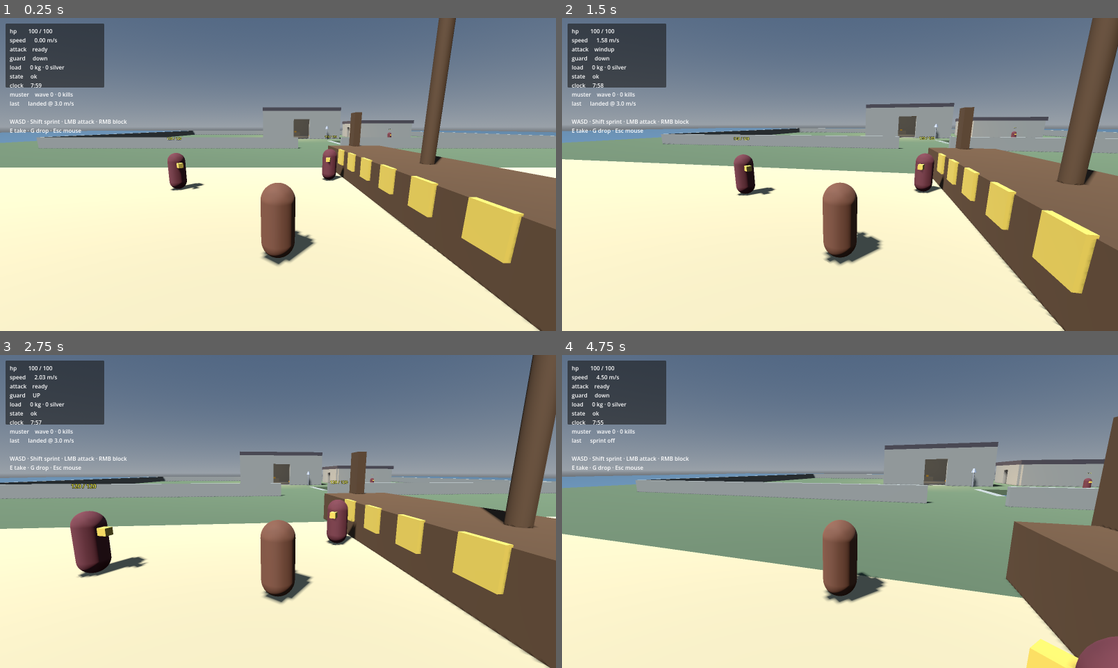
Above: before the commit, frames 1-4 (two rows, left to right).
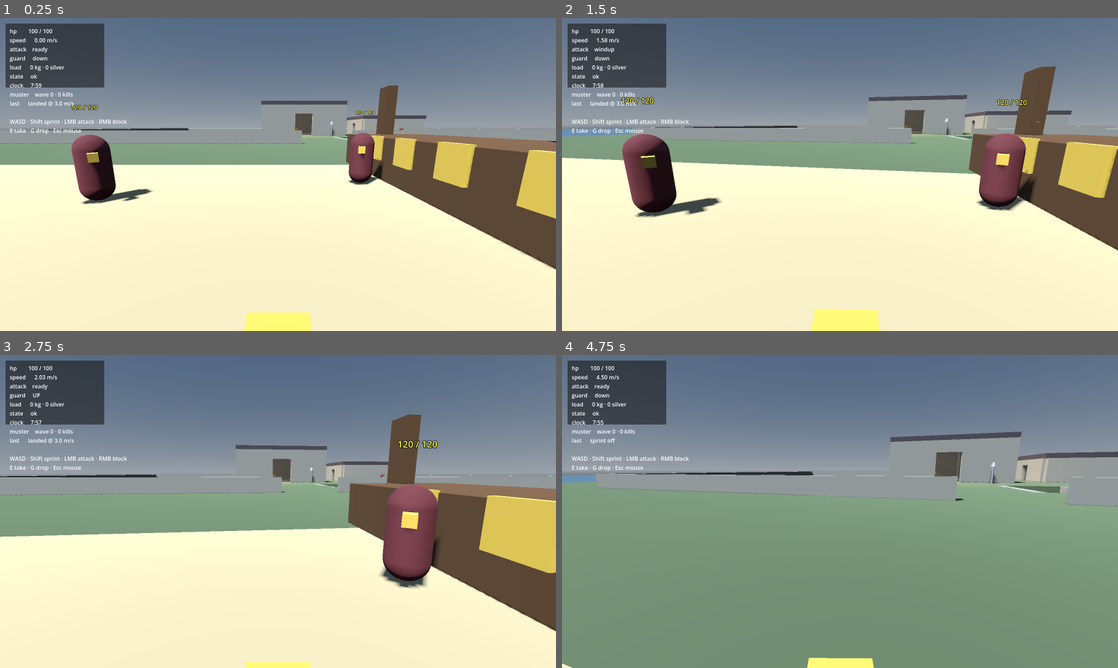
Above: after the commit, the same moments.

Repository: kurek775/first_game
Game: Godot game, scene res://scenes/main.tscn
Same seed, same stepped clock (60 frames per second), same inputs: the game is played once before the commit and once after it.
Inputs (mouse positions are in pixels of both pictures, inside the frame that each line leads up to):
- Up to frame 1 (0.25 s): no input
- Up to frame 2 (1.5 s): tap Enter (ui_accept) at 0.5, 0.77 s; move the mouse to (867, 174) at 0.52 s; hold Right mouse button (block) 0.53-1.28 s; hold W (move_forward) from 0.53 s (still down); move the mouse to (812, 174) at 1.27 s; click (812, 174) at 1.35 s
- Up to frame 3 (2.75 s): keep holding W (move_forward); tap Enter (ui_accept) at 1.52 s; right-click (250, 511) at 1.55 s; move the mouse to (289, 505) at 2.02 s; hold Right mouse button (block) from 2.03 s (still down)
- Up to frame 4 (4.75 s): keep holding W (move_forward); move the mouse to (834, 517) at 2.77 s; release Right mouse button (block) at 2.78 s; tap G (drop) at 2.85 s; tap Enter (ui_accept) at 3.02, 3.77, 4.52 s; right-click (834, 517) at 3.05 s; move the mouse to (878, 514) at 3.52 s; hold Right mouse button (block) 3.53-4.28 s; tap E (interact) at 3.6 s; move the mouse to (795, 508) at 4.27 s; tap Shift (sprint) at 4.35 s; right-click (795, 508) at 4.55 s

The runs differ from the first frame. In frame 1, 23% of the frame differs, in the area x 0-100%, y 0-100%; in frame 2, 27%; in frame 3, 23%; in frame 4, 42%, in the area x 0-100%, y 19-100%.

Commit message:
Stage 8: juice pass - hit stop, camera shake, sparks, damage flash
A third autoload, Juice, owns the feedback that is global by nature: a
freeze frame is not something a hitbox can own, and the camera should
not have to know which hurtbox was struck. Hurtbox emits one
Events.impact carrying where, how much, blocked, and whether it landed
on the player; everything else reacts to that.

Hit stop drops time_scale to 0.06 for 55ms, and half that on a block so
a parry feels crisp rather than heavy. The countdown uses real
milliseconds, not delta - delta is scaled by the very thing we are
waiting to undo, so counting it down would take 16x too long. Juice
processes ALWAYS so a paused tree cannot strand time_scale at 0.06.

Camera shake is trauma squared, not linear, so small hits are barely
felt and big ones are unmistakable. It offsets the Camera3D INSIDE the
spring arm, so the arm's collision sweep still runs along the true
direction and the camera cannot jitter through a wall. Being hit shakes
2.5x harder than landing a hit.

Sparks emit at the hurtbox's collision shape, not the Area3D origin -
an Area3D's origin sits at the body root, so the first version burst at
the victim's ankles.

Verified numerically rather than by screenshot, since none of it lasts
long enough to catch by eye: time_scale dips 1.0 -> 0.06 -> 1.0 for
exactly one sample window, and the damage flash peaks at 0.27 alpha and
decays 0.27 -> 0.17 -> 0.08.

All eight build stages are now complete.

Co-Authored-By: Claude Opus 5 (1M context) <noreply@anthropic.com>

Diff:
--- a/project.godot
+++ b/project.godot
@@ -23,6 +23,7 @@
 
 Events="*res://scripts/globals/event_bus.gd"
 Run="*res://scripts/globals/run_state.gd"
+Juice="*res://scripts/juice/juice.gd"
 
 [display]
 
--- /dev/null
+++ b/scenes/fx/impact_burst.tscn
@@ -0,0 +1,36 @@
+; One-shot spark puff spawned at the point of impact. GPUParticles3D with a
+; tiny box mesh -- still greybox, no imported assets.
+[gd_scene load_steps=5 format=3]
+
+[ext_resource type="Script" path="res://scripts/juice/impact_burst.gd" id="1_burst"]
+
+[sub_resource type="ParticleProcessMaterial" id="ParticleProcessMaterial_burst"]
+particle_flag_disable_z = false
+emission_shape = 1
+emission_sphere_radius = 0.18
+direction = Vector3(0, 1, 0)
+spread = 75.0
+initial_velocity_min = 2.5
+initial_velocity_max = 6.0
+gravity = Vector3(0, -14, 0)
+scale_min = 0.4
+scale_max = 1.0
+
+[sub_resource type="StandardMaterial3D" id="StandardMaterial3D_burst"]
+shading_mode = 0
+vertex_color_use_as_albedo = true
+albedo_color = Color(1, 0.85, 0.5, 1)
+
+[sub_resource type="BoxMesh" id="BoxMesh_spark"]
+material = SubResource("StandardMaterial3D_burst")
+size = Vector3(0.07, 0.07, 0.07)
+
+[node name="ImpactBurst" type="GPUParticles3D"]
+emitting = false
+amount = 14
+lifetime = 0.45
+one_shot = true
+explosiveness = 1.0
+process_material = SubResource("ParticleProcessMaterial_burst")
+draw_pass_1 = SubResource("BoxMesh_spark")
+script = ExtResource("1_burst")
--- a/scenes/main.tscn
+++ b/scenes/main.tscn
@@ -20,6 +20,7 @@
 [ext_resource type="Script" path="res://scripts/muster/alarm_bell.gd" id="12_bell"]
 [ext_resource type="Material" path="res://resources/materials/silver.tres" id="13_silver"]
 [ext_resource type="Script" path="res://scripts/ui/run_summary.gd" id="14_summary"]
+[ext_resource type="Script" path="res://scripts/juice/damage_flash.gd" id="15_flash"]
 
 [sub_resource type="ProceduralSkyMaterial" id="ProceduralSkyMaterial_sky"]
 sky_top_color = Color(0.29, 0.38, 0.5, 1)
@@ -262,3 +263,15 @@
 offset_right = 492.0
 offset_bottom = 330.0
 theme_override_font_sizes/font_size = 18
+
+; Below the summary (layer 1 vs 2) so the end screen is never tinted red.
+[node name="DamageFlash" type="CanvasLayer" parent="."]
+layer = 1
+
+[node name="Flash" type="ColorRect" parent="DamageFlash"]
+anchors_preset = 15
+anchor_right = 1.0
+anchor_bottom = 1.0
+mouse_filter = 2
+color = Color(0.72, 0.06, 0.06, 0)
+script = ExtResource("15_flash")
--- a/scenes/player/player.tscn
+++ b/scenes/player/player.tscn
@@ -12,6 +12,7 @@
 [ext_resource type="Script" path="res://scripts/combat/melee_attack.gd" id="10_melee"]
 [ext_resource type="Script" path="res://scripts/combat/hit_reaction.gd" id="11_reaction"]
 [ext_resource type="Script" path="res://scripts/loot/carrier.gd" id="12_carrier"]
+[ext_resource type="Script" path="res://scripts/juice/camera_shake.gd" id="13_shake"]
 
 [sub_resource type="CapsuleShape3D" id="CapsuleShape3D_body"]
 radius = 0.4
@@ -99,6 +100,15 @@
 current = true
 fov = 70.0
 
+; Shakes the camera INSIDE the arm, so the arm's collision sweep still runs
+; along the true direction and the camera cannot jitter through a wall.
+[node name="CameraShake" type="Node" parent="CameraRig" node_paths=PackedStringArray("camera")]
+script = ExtResource("13_shake")
+camera = NodePath("../SpringArm3D/Camera3D")
+decay = 6.5
+max_offset = 0.32
+max_roll_deg = 2.5
+
 [node name="Health" type="Node" parent="."]
 script = ExtResource("6_health")
 max_health = 100.0
--- a/scripts/combat/hurtbox.gd
+++ b/scripts/combat/hurtbox.gd
@@ -35,8 +35,27 @@
 			health.apply_damage(hit.damage * blocker.chip_damage_fraction)
 		blocker.absorb(hit)
 		hit_blocked.emit(hit)
+		Events.impact.emit(_impact_point(), hit.damage, true, _is_player())
 		return
 
 	if health != null:
 		health.apply_damage(hit.damage)
 	hit_taken.emit(hit)
+	Events.impact.emit(_impact_point(), hit.damage, false, _is_player())
+
+
+## Where sparks should appear. An Area3D's origin sits at the body root, so
+## emitting at global_position puts the impact at the victim's ankles; the
+## capsule shape is offset up to the chest, which is what we actually want.
+func _impact_point() -> Vector3:
+	for child in get_children():
+		var shape := child as CollisionShape3D
+		if shape != null:
+			return shape.global_position
+	return global_position
+
+
+## Feedback is asymmetric on purpose: being hit should shake YOUR camera much
+## harder than landing a hit does.
+func _is_player() -> bool:
+	return body != null and body.is_in_group("player")
--- a/scripts/globals/event_bus.gd
+++ b/scripts/globals/event_bus.gd
@@ -19,6 +19,9 @@
 signal wave_spawned(index: int, count: int)
 ## The rider got off the island. The levy now knows exactly where you are.
 signal rider_escaped
+## A blow connected somewhere in the world. Carries enough for feedback to
+## react without anyone having to know who hit whom.
+signal impact(where: Vector3, damage: float, blocked: bool, on_player: bool)
 signal enemy_killed(enemy: Node3D)
 ## The raider went down.
 signal player_died
--- /dev/null
+++ b/scripts/juice/camera_shake.gd
@@ -0,0 +1,50 @@
+## CameraShake — trauma-driven camera jitter.
+##
+## Trauma accumulates and decays; the offset is trauma SQUARED, so small hits
+## are barely felt and big ones are unmistakable. Linear shake reads as
+## constant noise no matter how hard you were hit.
+##
+## Offsets the Camera3D inside the SpringArm3D rather than the arm itself, so
+## the arm's collision test still runs along the true, unshaken direction and
+## the camera cannot jitter itself through a wall.
+class_name CameraShake
+extends Node
+
+## The Camera3D to offset. Must be a child of the spring arm.
+@export var camera: Node3D
+@export_range(0.5, 20.0, 0.5) var decay := 6.5
+@export_range(0.0, 2.0, 0.01) var max_offset := 0.32
+@export_range(0.0, 15.0, 0.5) var max_roll_deg := 2.5
+
+var _trauma := 0.0
+var _base_position := Vector3.ZERO
+
+
+func _ready() -> void:
+	if camera != null:
+		_base_position = camera.position
+	Juice.shake_requested.connect(add_trauma)
+
+
+func add_trauma(strength: float) -> void:
+	_trauma = clampf(_trauma + strength, 0.0, 1.0)
+
+
+func _process(delta: float) -> void:
+	if camera == null:
+		return
+
+	if _trauma <= 0.0:
+		camera.position = _base_position
+		camera.rotation.z = 0.0
+		return
+
+	_trauma = maxf(0.0, _trauma - decay * delta)
+	var amount := _trauma * _trauma
+
+	camera.position = _base_position + Vector3(
+		randf_range(-1.0, 1.0) * max_offset * amount,
+		randf_range(-1.0, 1.0) * max_offset * amount,
+		0.0
+	)
+	camera.rotation.z = deg_to_rad(max_roll_deg) * amount * randf_range(-1.0, 1.0)
--- /dev/null
+++ b/scripts/juice/damage_flash.gd
@@ -0,0 +1,35 @@
+## DamageFlash — red vignette pulse when the raider is hit.
+##
+## Alpha accumulates per hit and fades, so a flurry reads as worse than a single
+## blow instead of every hit looking identical. Blocked hits get a flat, smaller
+## pulse: you want to feel that you took it on the shield, not that you are dying.
+extends ColorRect
+
+@export var hit_color := Color(0.72, 0.06, 0.06, 1.0)
+@export_range(0.0, 1.0, 0.01) var max_alpha := 0.5
+@export_range(0.1, 10.0, 0.1) var fade_speed := 1.9
+@export_range(0.0, 0.5, 0.01) var blocked_alpha := 0.12
+
+var _alpha := 0.0
+
+
+func _ready() -> void:
+	mouse_filter = Control.MOUSE_FILTER_IGNORE
+	color = hit_color
+	color.a = 0.0
+	Events.impact.connect(_on_impact)
+
+
+func _process(delta: float) -> void:
+	if _alpha <= 0.0:
+		return
+	_alpha = maxf(0.0, _alpha - fade_speed * delta)
+	color.a = _alpha
+
+
+func _on_impact(_where: Vector3, damage: float, blocked: bool, on_player: bool) -> void:
+	if not on_player:
+		return
+	var added := blocked_alpha if blocked else 0.028 * damage
+	_alpha = minf(max_alpha, _alpha + added)
+	color.a = _alpha
--- /dev/null
+++ b/scripts/juice/impact_burst.gd
@@ -0,0 +1,11 @@
+## ImpactBurst — a one-shot spark puff, spawned where a blow landed.
+##
+## Frees itself. The timer ignores time_scale, or a burst spawned during
+## hit-stop would linger 16x too long and pile up.
+extends GPUParticles3D
+
+
+func _ready() -> void:
+	emitting = true
+	await get_tree().create_timer(lifetime + 0.25, true, false, true).timeout
+	queue_free()
--- /dev/null
+++ b/scripts/juice/juice.gd
@@ -0,0 +1,81 @@
+## Juice — hit-stop and shake requests, autoloaded as `Juice`.
+##
+## Feedback that is global by nature: a freeze frame is not something a hitbox
+## can own, and the camera should not have to know which hurtbox was struck.
+## Listens for Events.impact and translates it into feel.
+##
+## process_mode is ALWAYS (set in project.godot) so that ending the run — which
+## pauses the tree — cannot strand Engine.time_scale at 0.05 forever.
+extends Node
+
+signal shake_requested(strength: float)
+
+@export_group("Hit stop")
+## Seconds of near-freeze when a blow lands. Long enough to read, short enough
+## not to feel like a stutter.
+@export_range(0.0, 0.3, 0.005) var hit_stop_seconds := 0.055
+@export_range(0.01, 1.0, 0.01) var hit_stop_scale := 0.06
+## Blocked hits get a shorter freeze — a parry should feel crisp, not heavy.
+@export_range(0.0, 0.3, 0.005) var blocked_stop_seconds := 0.03
+
+@export_group("Shake")
+@export_range(0.0, 1.0, 0.01) var shake_on_hit_dealt := 0.22
+@export_range(0.0, 1.0, 0.01) var shake_on_hit_taken := 0.55
+@export_range(0.0, 1.0, 0.01) var shake_on_block := 0.25
+
+## Spark puff spawned at each impact.
+@export var burst_scene: PackedScene = preload("res://scenes/fx/impact_burst.tscn")
+
+var _resume_at_ms := 0
+
+
+func _ready() -> void:
+	Events.impact.connect(_on_impact)
+	Run.ended.connect(func(_o: String, _s: Dictionary) -> void: _clear_hit_stop())
+
+
+func _process(_delta: float) -> void:
+	# Real milliseconds, not delta: delta is scaled by the very thing we are
+	# waiting to undo, so counting it down would take 16x too long.
+	if _resume_at_ms > 0 and Time.get_ticks_msec() >= _resume_at_ms:
+		_clear_hit_stop()
+
+
+func hit_stop(seconds: float, scale: float) -> void:
+	if seconds <= 0.0:
+		return
+	Engine.time_scale = scale
+	_resume_at_ms = Time.get_ticks_msec() + int(seconds * 1000.0)
+
+
+func shake(strength: float) -> void:
+	shake_requested.emit(strength)
+
+
+## Parented to the current scene, not to this autoload: an autoload persists
+## across scene reloads and would accumulate every spark ever emitted.
+func _burst(where: Vector3) -> void:
+	if burst_scene == null:
+		return
+	var scene := get_tree().current_scene
+	if scene == null:
+		return
+	var burst: Node3D = burst_scene.instantiate()
+	scene.add_child(burst)
+	burst.global_position = where
+
+
+func _clear_hit_stop() -> void:
+	_resume_at_ms = 0
+	Engine.time_scale = 1.0
+
+
+func _on_impact(where: Vector3, _damage: float, blocked: bool, on_player: bool) -> void:
+	_burst(where)
+	if blocked:
+		hit_stop(blocked_stop_seconds, hit_stop_scale)
+		shake(shake_on_block)
+		return
+
+	hit_stop(hit_stop_seconds, hit_stop_scale)
+	shake(shake_on_hit_taken if on_player else shake_on_hit_dealt)
Not shown, changed: .claude/skills/run-lindisfarne/driver.gd
Not shown: 1 places in scenes/main.tscn that only renumber resources
Not shown: 1 places in scenes/player/player.tscn that only renumber resources
Not shown, added: scripts/juice/camera_shake.gd.uid
Not shown, added: scripts/juice/damage_flash.gd.uid
Not shown, added: scripts/juice/impact_burst.gd.uid
Not shown, added: scripts/juice/juice.gd.uid
Not shown, changed: README.md
